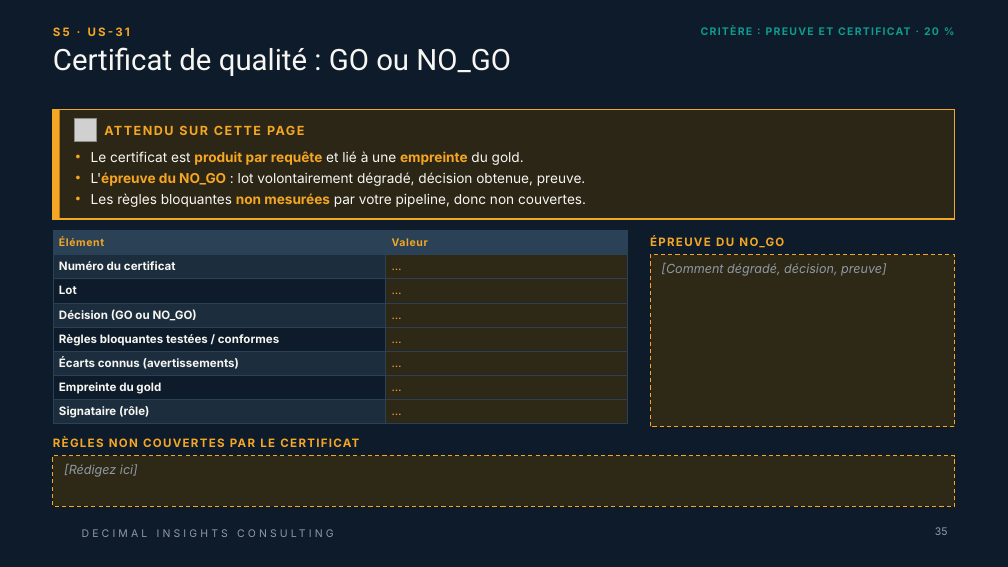
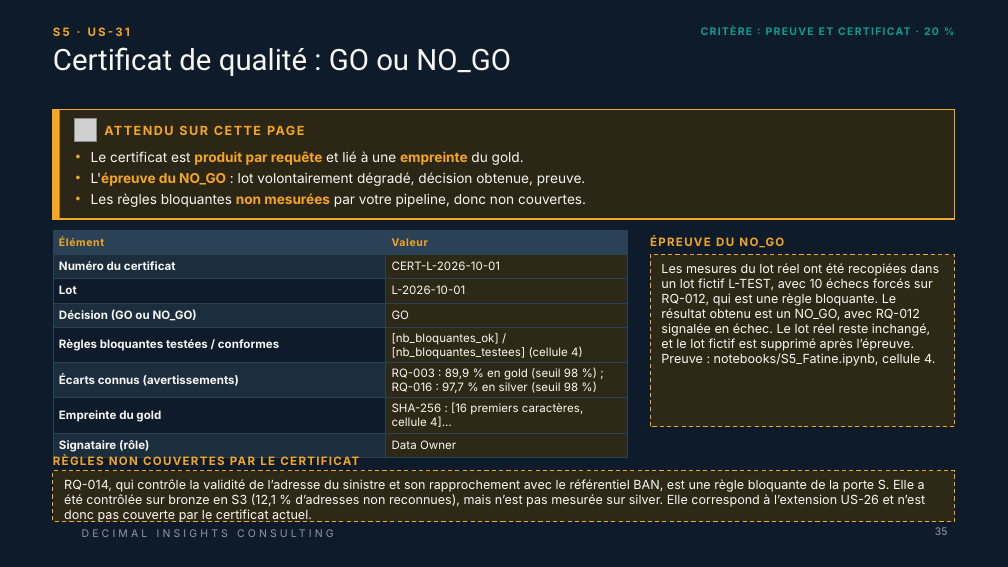
Before and after one commit to linam02/td-qualite-g04, a slide deck: slide 35 of livrables/Livrable_Groupe_TD_AssurConnect [Enregistrement automatique].pptx. Drawn at 1008x567 pixels with LibreOffice and Linux fonts; fonts in the diff are those of the drawing; grey boxes stand for pictures; background and template pictures are left out. Boxes give left, top, right and bottom in pixels: in the first picture for what was removed or moved away, otherwise in the second. Text is boxed around its words. In the diff, an @@ line names an element or a change of style, - is before the commit and + after.

```diff
--- a/livrables/Livrable_Groupe_TD_AssurConnect [Enregistrement automatique].pptx
+++ b/livrables/Livrable_Groupe_TD_AssurConnect [Enregistrement automatique].pptx
@@ table at box(53, 231, 628, 457) @@
-row 2, column 2: …
+row 2, column 2: CERT-L-2026-10-01
-row 3, column 2: …
+row 3, column 2: L-2026-10-01
-row 4, column 2: …
+row 4, column 2: GO
-row 5, column 2: …
+row 5, column 2: [nb_bloquantes_ok] / [nb_bloquantes_testees] (cellule 4)
-row 6, column 2: …
+row 6, column 2: RQ-003 : 89,9 % en gold (seuil 98 %) ; RQ-016 : 97,7 % en silver (seuil 98 %)
-row 7, column 2: …
+row 7, column 2: SHA-256 : [16 premiers caractères, cellule 4]…
-row 8, column 2: …
+row 8, column 2: Data Owner
@@ text in rectangle at box(661, 263, 939, 366): text changed; text colour #8E99A4 to #F7F6F2; italic off @@
-[Comment dégradé, décision, preuve]
+Les mesures du lot réel ont été recopiées dans un lot fictif L-TEST, avec 10 échecs forcés sur RQ-012, qui est une règle bloquante. Le résultat obtenu est un NO_GO, avec RQ-012 signalée en échec. Le lot réel reste inchangé, et le lot fictif est supprimé après l’épreuve. Preuve : notebooks/S5_Fatine.ipynb, cellule 4.
@@ text "RÈGLES NON COUVERTES PAR LE ...": place and size @@
-text "RÈGLES NON COUVERTES PAR LE ..." at box(53, 432, 955, 453)
+text "RÈGLES NON COUVERTES PAR LE ..." at box(53, 450, 955, 471)
@@ rectangle "RQ-014, qui contrôle la validité ...": place and size @@
-rectangle "RQ-014, qui contrôle la validité ..." at box(53, 456, 955, 507)
+rectangle "RQ-014, qui contrôle la validité ..." at box(53, 471, 955, 522)
@@ text in rectangle at box(64, 479, 926, 522): text changed; text colour #8E99A4 to #F7F6F2; italic off @@
-[Rédigez ici]
+RQ-014, qui contrôle la validité de l’adresse du sinistre et son rapprochement avec le référentiel BAN, est une règle bloquante de la porte S. Elle a été contrôlée sur bronze en S3 (12,1 % d’adresses non reconnues), mais n’est pas mesurée sur silver. Elle correspond à l’extension US-26 et n’est donc pas couverte par le certificat actuel.
```
Also in this commit, not shown: 4 other slides changed.
